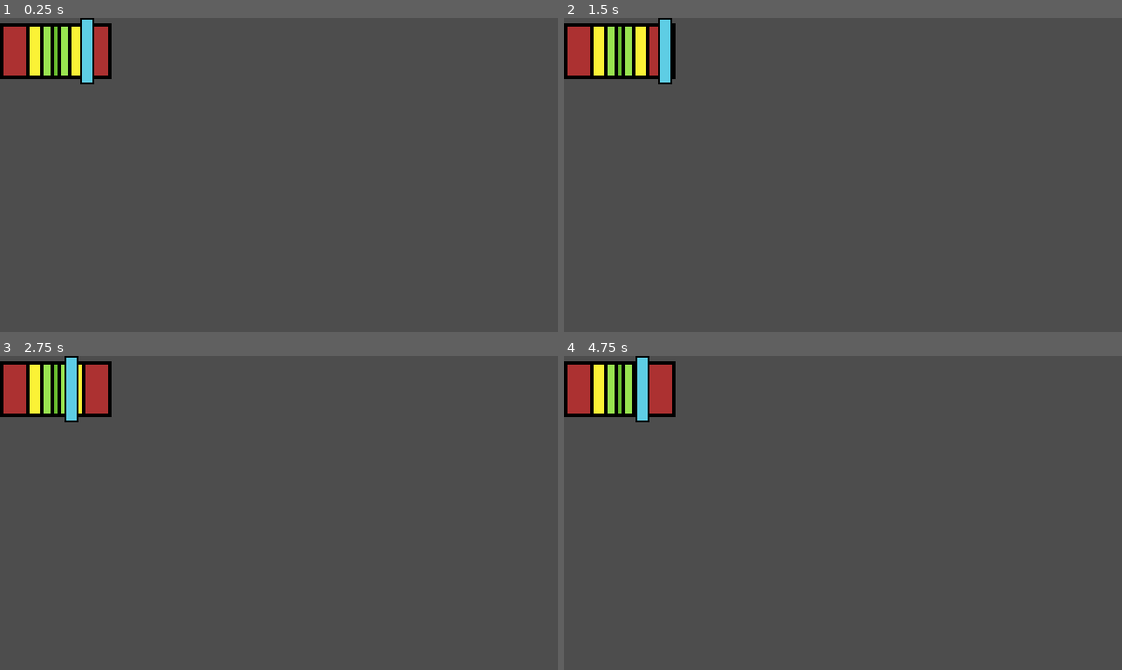
Above: before the commit, frames 1-4 (two rows, left to right).
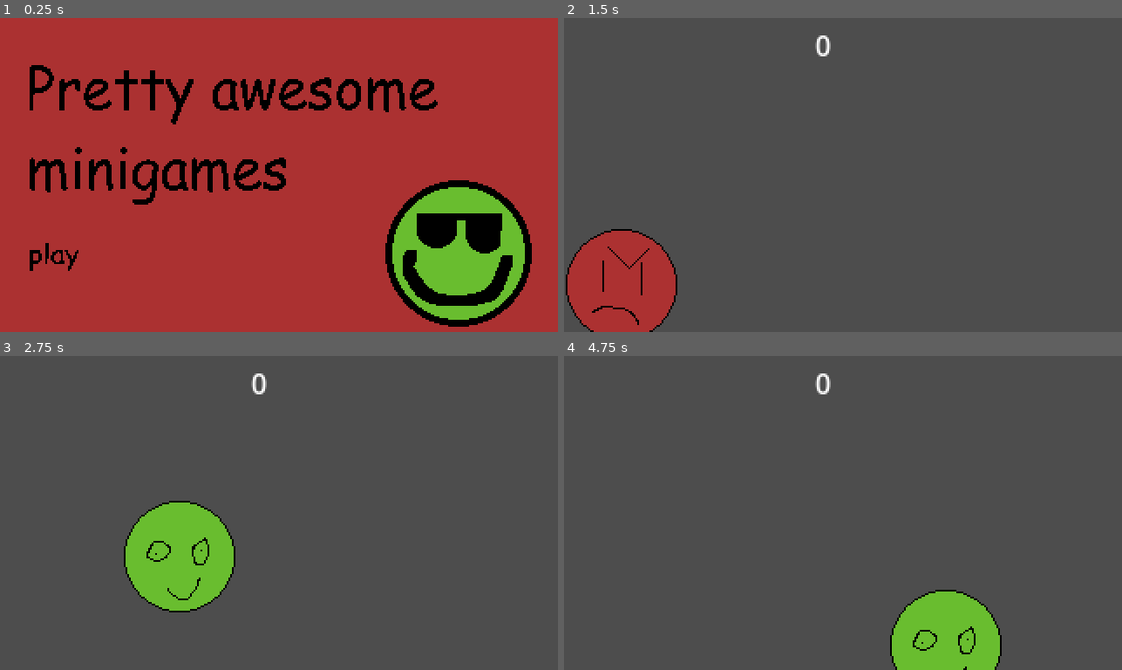
Above: after the commit, the same moments.

Repository: FawnTheDog/wario_ware_game
Game: Godot game, scene res://nodes/main_menu.tscn
Two runs of this game, one before a commit and one after it. Both use one fixed random seed, a clock stepped at 60 frames per second and the inputs below. Before the commit the project starts from res://nodes/bar.tscn.
Inputs (mouse positions are in pixels of both pictures, inside the frame that each line leads up to):
- Up to frame 1 (0.25 s): no input
- Up to frame 2 (1.5 s): click (619, 256) at 0.52 s; tap Enter at 1.25 s; move the mouse to (965, 159) at 1.27 s; hold D (right) from 1.28 s (still down); click (965, 159) at 1.35 s
- Up to frame 3 (2.75 s): move the mouse to (167, 528) at 2.02 s; release D (right) at 2.03 s; hold Down from 2.03 s (still down); click (167, 528) at 2.1 s
- Up to frame 4 (4.75 s): move the mouse to (898, 443) at 2.77 s; release Down at 2.78 s; hold D (right) 2.78-3.53 s; tap Alt at 2.85 s; click (898, 443) at 3.05 s; move the mouse to (815, 575) at 3.52 s; hold Up 3.53-4.28 s; tap Shift at 3.6 s; click (815, 575) at 3.8 s; move the mouse to (1010, 560) at 4.27 s; hold A (left) from 4.28 s (still down); click (1010, 560) at 4.35 s

The runs differ from the first frame. In frame 1, 99% of the frame differs, in the area x 0-100%, y 0-100%; in frame 2, 9.1%; in frame 3, 9.3%; in frame 4, 8.0%.

Commit message:
FULLY INTEGRATED HAMMER GAME
YAYAYA

Diff:
--- a/nodes/bar.tscn
+++ b/nodes/bar.tscn
@@ -3,6 +3,11 @@
 [ext_resource type="Texture2D" uid="uid://cn34ft5kapbxt" path="res://assets/bar_thingy.png" id="1_dau8n"]
 [ext_resource type="Texture2D" uid="uid://4kodrqv3x1e3" path="res://assets/selected_thingy.png" id="2_5yia2"]
 [ext_resource type="Script" uid="uid://y2h55rxik8su" path="res://selected.gd" id="3_1s2sx"]
+
+[sub_resource type="Curve" id="Curve_dau8n"]
+_limits = [0.0, 25.0, -28.0, 28.0]
+_data = [Vector2(-28, 0), 0.0, 0.0, 0, 0, Vector2(-14.569107, 3.9923973), 0.0, 0.0, 0, 0, Vector2(-1.1382122, 12.665806), 0.0, 0.0, 0, 0, Vector2(0.11382103, 25), 0.0, 0.0, 0, 0, Vector2(2.1625996, 12.642586), 0.0, 0.0, 0, 0, Vector2(13.772356, 3.4981003), 0.0, 0.0, 0, 0, Vector2(28, 0), 0.0, 0.0, 0, 0]
+point_count = 7
 
 [node name="bar" type="Sprite2D" unique_id=395618858]
 position = Vector2(32, 19)
@@ -12,3 +17,4 @@
 position = Vector2(-28, 0)
 texture = ExtResource("2_5yia2")
 script = ExtResource("3_1s2sx")
+score_curve = SubResource("Curve_dau8n")
--- a/nodes/hammer_game.gd
+++ b/nodes/hammer_game.gd
@@ -1 +1,16 @@
 extends Node2D
+
+@onready var bar = $bar/selected
+@onready var hammer = $Sprite2D
+
+func _ready() -> void:
+	global_script.done = false
+
+
+func _process(delta: float) -> void:
+	if bar.game_over != null and bar.game_over == true:
+		hammer.rotation = 90
+		await get_tree().create_timer(.5).timeout
+		global_script.score += int(global_script.hammer_game_score)
+		global_script.done = true
+		queue_free()
--- a/nodes/hammer_game.tscn
+++ b/nodes/hammer_game.tscn
@@ -2,24 +2,20 @@
 
 [ext_resource type="Script" uid="uid://dwyipwixm8m1w" path="res://nodes/hammer_game.gd" id="1_m5dkh"]
 [ext_resource type="Texture2D" uid="uid://cn2ui5p376iky" path="res://assets/hammer.png" id="2_awko5"]
-[ext_resource type="Texture2D" uid="uid://dim08nfxenbqy" path="res://assets/score.png" id="3_o4vpv"]
-[ext_resource type="Texture2D" uid="uid://cn34ft5kapbxt" path="res://assets/bar_thingy.png" id="4_o4vpv"]
-[ext_resource type="Texture2D" uid="uid://4kodrqv3x1e3" path="res://assets/selected_thingy.png" id="5_1v728"]
+[ext_resource type="Texture2D" uid="uid://c631cpyavbd0r" path="res://assets/score2.png" id="3_awko5"]
+[ext_resource type="PackedScene" uid="uid://b5g4u1wk3mpem" path="res://nodes/bar.tscn" id="4_o4vpv"]
 
 [node name="hammer_game" type="Node2D" unique_id=1281564999]
+z_index = -1
 script = ExtResource("1_m5dkh")
 
+[node name="Score2" type="Sprite2D" parent="." unique_id=900359306]
+position = Vector2(277, 86)
+texture = ExtResource("3_awko5")
+
+[node name="bar" parent="." unique_id=395618858 instance=ExtResource("4_o4vpv")]
+position = Vector2(84, 83)
+
 [node name="Sprite2D" type="Sprite2D" parent="." unique_id=205489773]
-position = Vector2(61, 134)
+position = Vector2(264, 121)
 texture = ExtResource("2_awko5")
-
-[node name="Sprite2D2" type="Sprite2D" parent="." unique_id=437572559]
-position = Vector2(266, 86)
-texture = ExtResource("3_o4vpv")
-
-[node name="Sprite2D3" type="Sprite2D" parent="." unique_id=2012276032]
-position = Vector2(154, 69)
-texture = ExtResource("4_o4vpv")
-
-[node name="Sprite2D4" type="Sprite2D" parent="Sprite2D3" unique_id=2911235]
-texture = ExtResource("5_1v728")
--- a/project.godot
+++ b/project.godot
@@ -11,7 +11,7 @@
 [application]
 
 config/name="warioware rythym"
-run/main_scene="uid://b5g4u1wk3mpem"
+run/main_scene="uid://i2ihgiybu6m7"
 config/features=PackedStringArray("4.6", "GL Compatibility")
 config/icon="res://icon.svg"
 
--- a/scripts/global_script.gd
+++ b/scripts/global_script.gd
@@ -3,3 +3,4 @@
 var score = 0
 var done = true
 var restart = false
+var hammer_game_score = 0
--- a/scripts/main.gd
+++ b/scripts/main.gd
@@ -2,7 +2,7 @@
 
 @onready var timer = $Timer
 @onready var end_screen = $Node2D
-var games = [preload("res://nodes/smile.tscn"), preload("res://nodes/food_catcher.tscn")]
+var games = [preload("res://nodes/smile.tscn"), preload("res://nodes/food_catcher.tscn"), preload("res://nodes/hammer_game.tscn")]
 var next_level = preload("res://nodes/next_game.tscn")
 var chosen_game
 var game_instance
@@ -14,10 +14,11 @@
 
 func _process(delta: float) -> void:
 	if global_script.done == true:
-		if games_played != 1:
+		if games_played != 5:
 			games_played += 1
-			var next_instance = next_level.instantiate()
-			add_child(next_instance)
+			if games_played != 1:
+				var next_instance = next_level.instantiate()
+				add_child(next_instance)
 			timer.start()
 			chosen_game = games.pick_random()
 			game_instance = chosen_game.instantiate()
--- a/selected.gd
+++ b/selected.gd
@@ -1,19 +1,29 @@
 extends Sprite2D
+
+@export var score_curve : Curve
 var direction = 1
 var speed = 3
+var moving = true
+var game_over = false
 
 func _ready() -> void:
 	position.x = -27
 
 
 func _physics_process(delta: float) -> void:
-	if position.x <= -28 or position.x >= 28:
+	if position.x <= -28 or position.x >= 28 and moving:
 		if direction == 1:
 			direction = -1
 			position.x += speed * direction
 		else:
 			direction = 1
 			position.x += speed * direction
-		speed += .2
+		speed += .1
 	else:
-		position.x += speed *direction
+		if moving:
+			position.x += speed *direction
+	if Input.is_action_just_pressed("click"):
+		moving = false
+		global_script.hammer_game_score = round(score_curve.sample(abs(position.x)))
+		print(global_script.hammer_game_score)
+		game_over = true
Binary file added: assets/score2.png
Not shown, added: assets/score2.png.import
